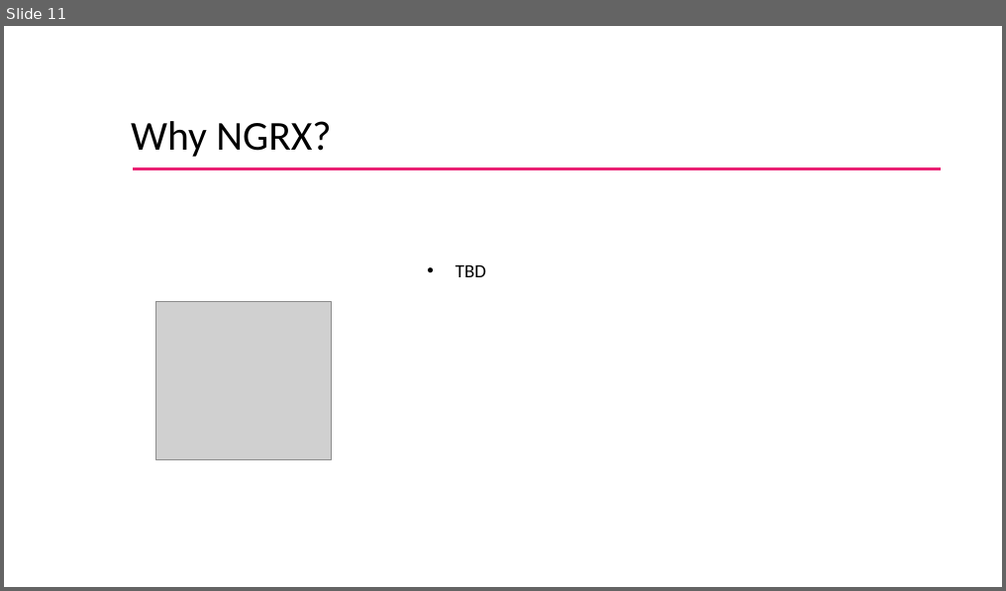
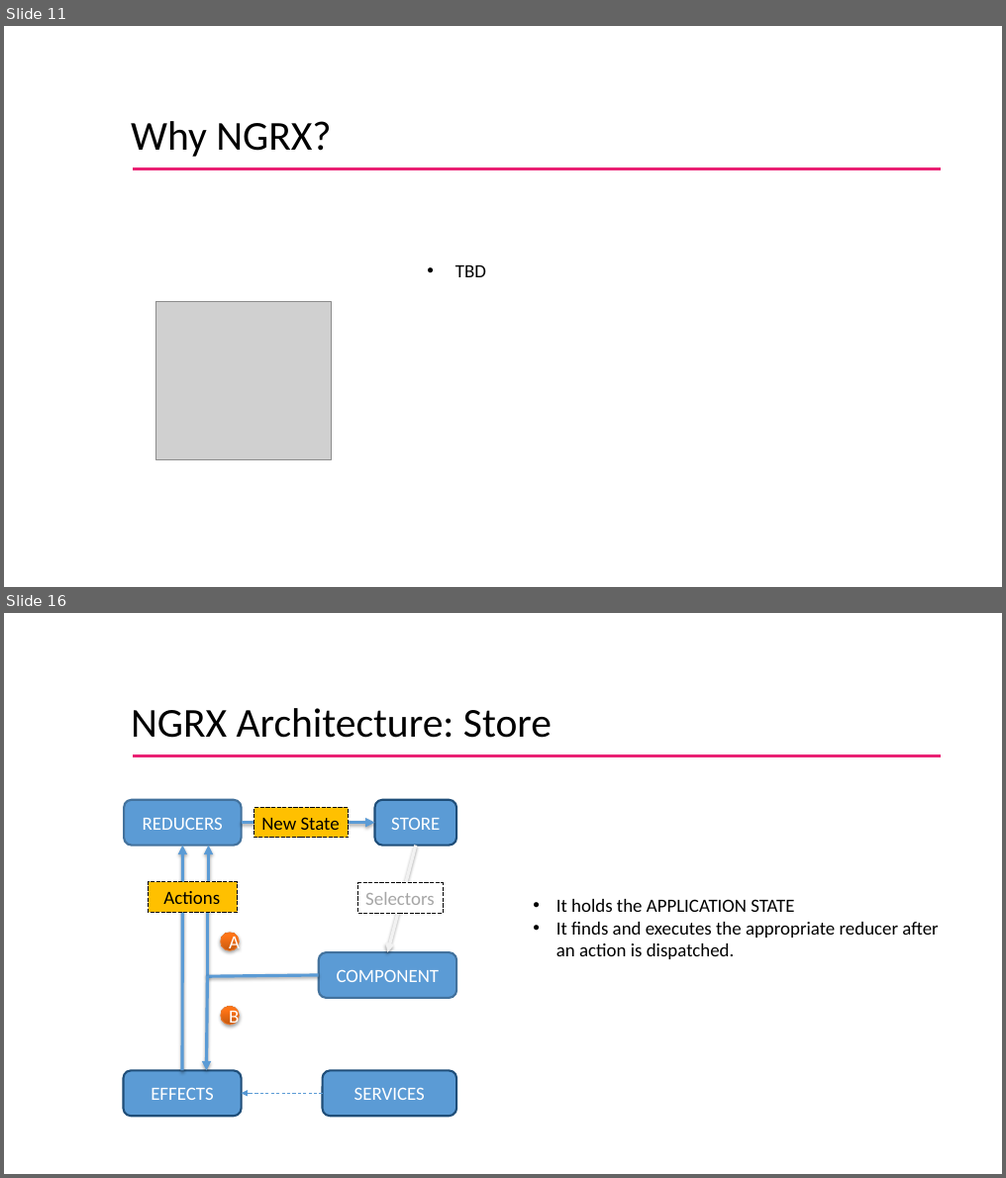
Before and after one commit to rkrandhir/globalForm, a slide deck: NGRX_tech_session.pptx. Shown one above the other, each under a label of ours: slide 11 before the commit, slides 11 and 16 after it; the slides between them are not shown. The pictures are 1006x591 and 1006x1178 pixels, drawn with LibreOffice and Linux fonts; fonts in the diff are those of the drawing; grey boxes stand for pictures; background and template pictures are left out. Boxes give left, top, right and bottom in pixels: in the first picture for what was removed or moved away, otherwise in the second. Text is boxed around its words. In the diff, an @@ line names an element or a change of style, - is before the commit and + after.

```diff
--- a/NGRX_tech_session.pptx
+++ b/NGRX_tech_session.pptx
@@ slide 16 added at bbox=[4, 613, 1002, 1174], background #FFFFFF @@
@@ title added at bbox=[131, 708, 551, 738], 39.6 pt, text #000000 @@
+NGRX Architecture: Store
@@ line added from (134, 756) to (941, 756), #EA2073 2.25 pt @@
@@ rounded rectangle added at bbox=[124, 800, 242, 846], fill #5B9BD5, outline #43739E 2 pt, 18 pt, text #FFFFFF @@
+REDUCERS
@@ rectangle added at bbox=[254, 808, 348, 838], fill #FFC000, outline #000000 0.75 pt dashed, 18 pt, text #000000 @@
+New State
@@ rounded rectangle added at bbox=[374, 800, 456, 846], fill #5B9BD5, outline #1F4E79 2 pt, 18 pt, text #FFFFFF @@
+STORE
@@ arrow added from (182, 1071) to (183, 845), #5B9BD5 3 pt @@
@@ elbow arrow added from (208, 976) to (208, 845), #5B9BD5 3 pt @@
@@ arrow added from (242, 823) to (374, 823), #5B9BD5 3 pt @@
@@ arrow added from (416, 845) to (388, 953), #F2F2F2 3 pt @@
@@ rectangle added at bbox=[148, 882, 237, 912], fill #FFC000, outline #000000 0.75 pt dashed, 18 pt, text #000000 @@
+Actions
@@ rectangle added at bbox=[358, 883, 443, 913], fill #FFFFFF, outline #000000 0.75 pt dashed, 18 pt, text #A6A6A6 @@
+Selectors
@@ text added at bbox=[556, 899, 938, 959], 18 pt, text #000000 @@
+• It holds the APPLICATION STATE
+• It finds and executes the appropriate reducer after an action is dispatched.
@@ ellipse added at bbox=[221, 933, 239, 952], fill gradient #C65910 to #FF7416 to #FF7517, outline #EC792B 0.75 pt, 18 pt, text #FFFFFF @@
+A
@@ rounded rectangle added at bbox=[319, 953, 456, 998], fill #5B9BD5, outline #43739E 2 pt, 18 pt, text #FFFFFF @@
+COMPONENT
@@ arrow added from (208, 976) to (206, 1071), #5B9BD5 3 pt @@
@@ line added from (208, 977) to (319, 975), #5B9BD5 3 pt @@
@@ ellipse added at bbox=[221, 1007, 239, 1026], fill gradient #C65910 to #FF7416 to #FF7517, outline #EC792B 0.75 pt, 18 pt, text #FFFFFF @@
+B
@@ rounded rectangle added at bbox=[123, 1071, 242, 1117], fill #5B9BD5, outline #1F4E79 2 pt, 18 pt, text #FFFFFF @@
+EFFECTS
@@ rounded rectangle added at bbox=[322, 1071, 456, 1117], fill #5B9BD5, outline #1F4E79 2 pt, 18 pt, text #FFFFFF @@
+SERVICES
@@ page number added at bbox=[391, 1086, 603, 1116], 14 pt, text #FFFFFF, bold @@
+16
@@ line added from (322, 1093) to (242, 1093), #5B9BD5 0.75 pt dashed @@
@@ arrow added from (251, 1093) to (242, 1093), #5698D3 0.75 pt @@
@@ page number added at bbox=[758, 1131, 970, 1161], 14 pt, text #FFFFFF, bold @@
+16
```
Also in this commit, not shown: 4 slides changed, 4 other slides added, 13 slides removed.
